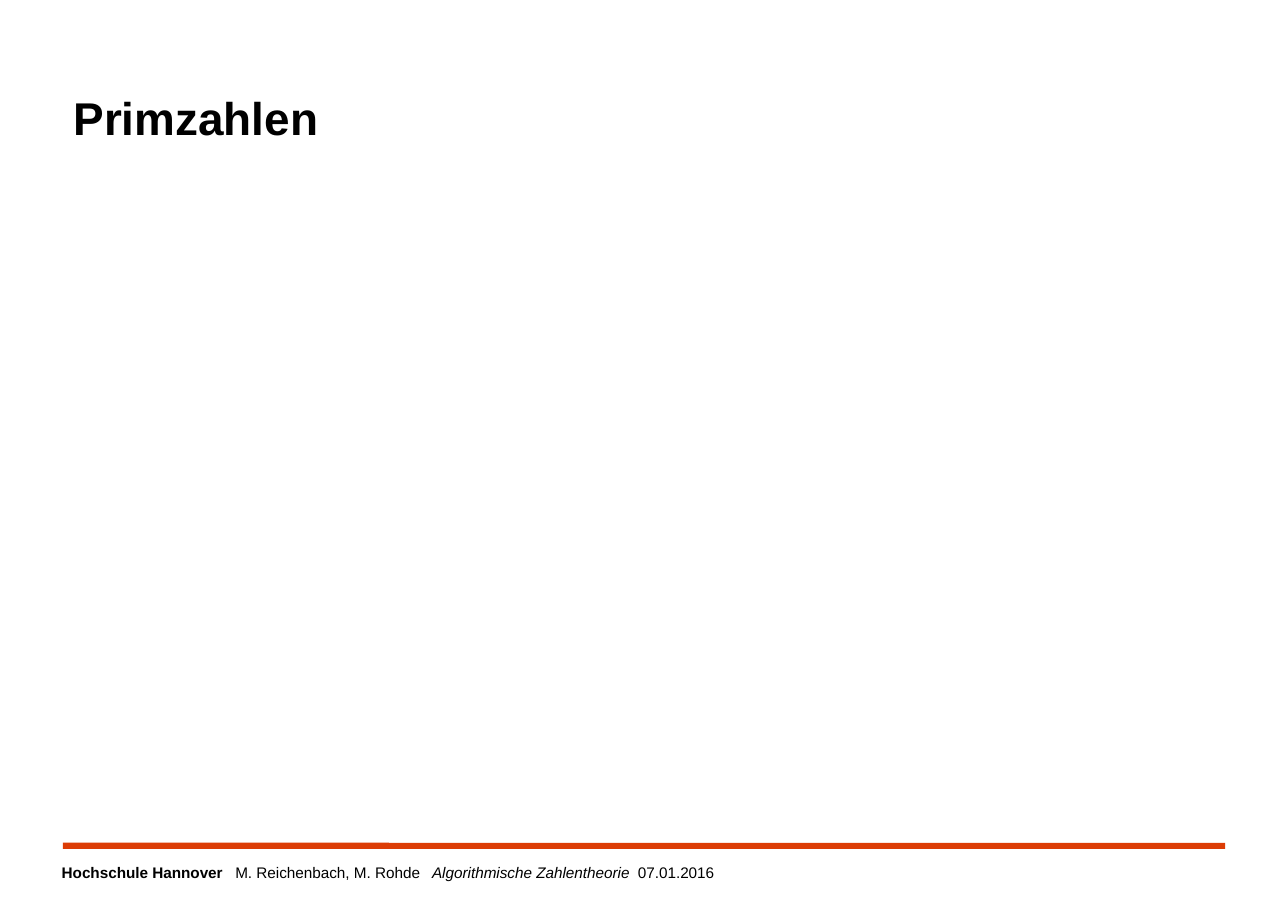
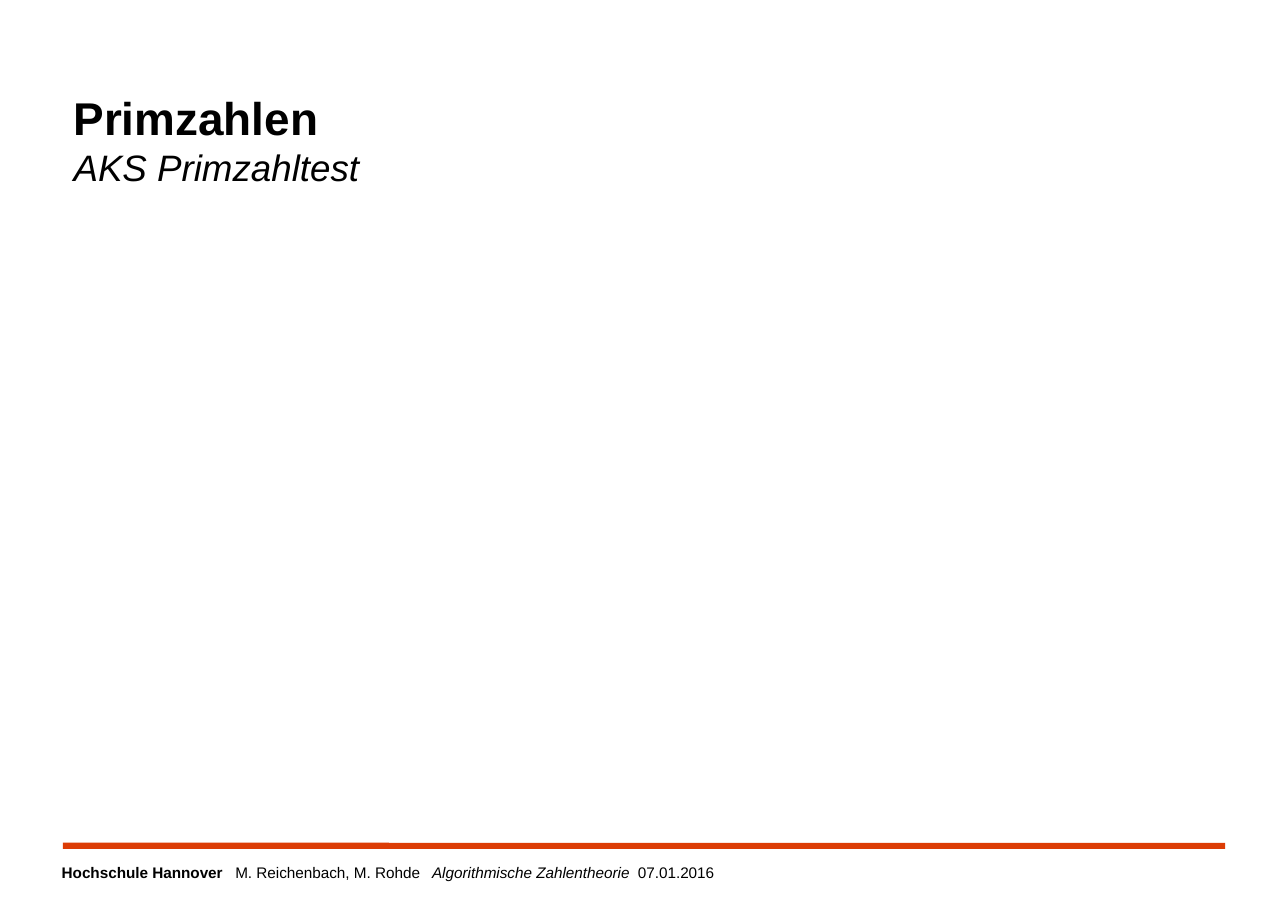
Before and after one commit to MReichenbach/SeminarAK, a slide deck: slide 12 of vortrag/AuKSeminarZahlentheorie.odp (slide 7 before the commit). Drawn at 1288x911 pixels with LibreOffice and Linux fonts; fonts in the diff are those of the drawing; background and template pictures are left out. Boxes give left, top, right and bottom in pixels: in the first picture for what was removed or moved away, otherwise in the second. Text is boxed around its words. In the diff, an @@ line names an element or a change of style, - is before the commit and + after.

```diff
--- a/vortrag/AuKSeminarZahlentheorie.odp
+++ b/vortrag/AuKSeminarZahlentheorie.odp
@@ title at (74,101,359,182): text changed; size 30 to 24 pt; bold off; italic on @@
-Primzahlen
+Primzahlen
+AKS Primzahltest
```
Also in this commit, not shown: 3 other slides changed, 5 slides added, 4 slides removed, 2 other files.
